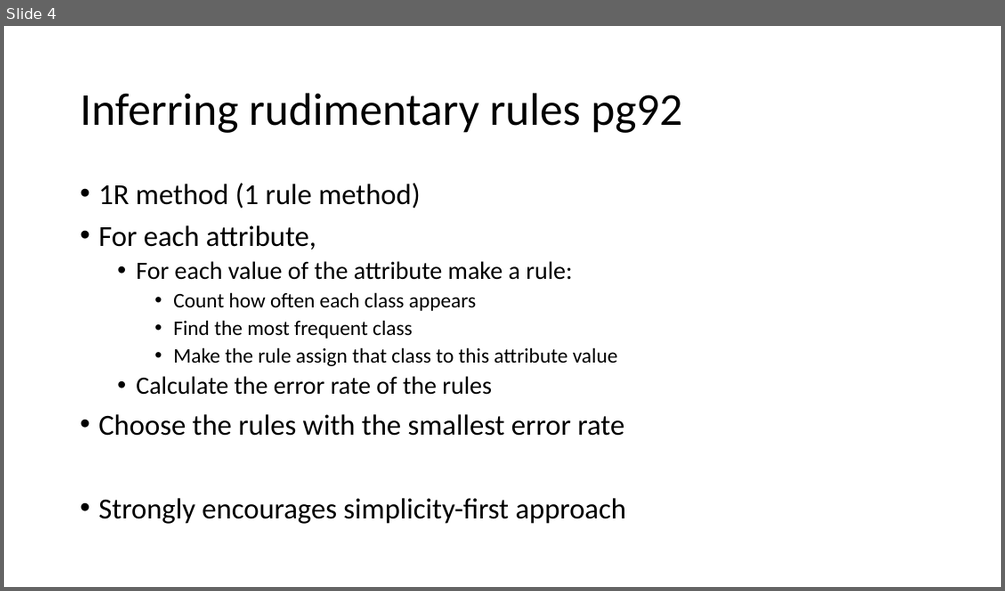
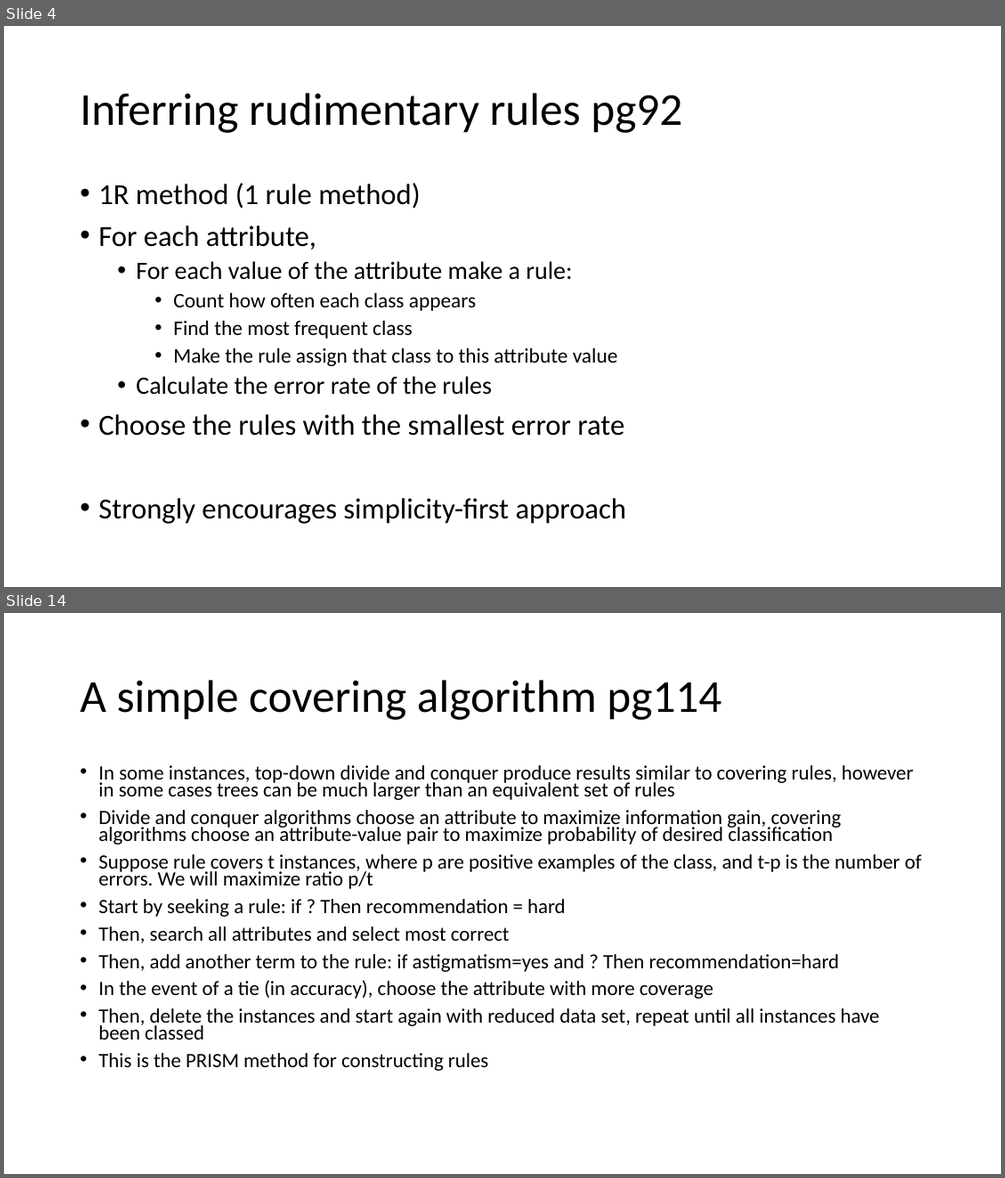
Before and after one commit to russellu/cs405, a slide deck: Lecture_Algorithms.pptx. Shown one above the other, each under a label of ours: slide 4 before the commit, slides 4 and 14 after it; the slides between them are not shown. The pictures are 1005x591 and 1005x1178 pixels, drawn with LibreOffice and Linux fonts; fonts in the diff are those of the drawing. Boxes give left, top, right and bottom in pixels: in the first picture for what was removed or moved away, otherwise in the second. Text is boxed around its words. In the diff, an @@ line names an element or a change of style, - is before the commit and + after.

Commit message:
Add to algorithms slides

```diff
--- a/Lecture_Algorithms.pptx
+++ b/Lecture_Algorithms.pptx
@@ slide 14 added at <box>4,613,1001,1174</box>, background #FFFFFF @@
@@ title added at <box>80,680,721,720</box>, 44 pt, text #000000 @@
+A simple covering algorithm pg114
@@ text added at <box>98,765,922,1070</box>, 19.6 pt, text #000000 @@
+• In some instances, top-down divide and conquer produce results similar to covering rules, however in some cases trees can be much larger than an equivalent set of rules
+• Divide and conquer algorithms choose an attribute to maximize information gain, covering algorithms choose an attribute-value pair to maximize probability of desired classification
+• Suppose rule covers t instances, where p are positive examples of the class, and t-p is the number of errors. We will maximize ratio p/t
+• Start by seeking a rule: if ? Then recommendation = hard
+• Then, search all attributes and select most correct
+• Then, add another term to the rule: if astigmatism=yes and ? Then recommendation=hard
+• In the event of a tie (in accuracy), choose the attribute with more coverage
+• Then, delete the instances and start again with reduced data set, repeat until all instances have been classed
+• This is the PRISM method for constructing rules
```
Also in this commit, not shown: 1 slide changed, 32 other slides added.
